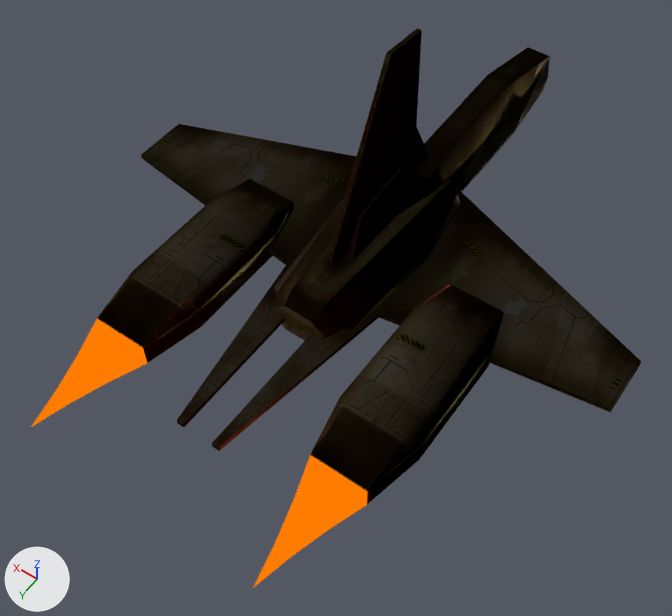
A saved change to the Blender file Hyena/hyena.blend.
Camera for both pictures: a camera (50 mm lens) standing at (-108.0, 178.0, 212.0) and looking at (-7.0, 37.0, -9.0). Lighting does not change. The marker at lower left points along +X, +Y and +Z.

The scene before the commit, as lines of its bpy script (objects in view):
```python
ob_base_glow = bpy.data.objects.new('base_glow', me_base)
ob_base_glow.location = (0.0, 0.0, 0.0)
ob_base_glow.rotation_euler = (1.571, 0.0, 0.0)  # degrees (90, 0, 0)
ob_glow = bpy.data.objects.new('glow', me_hyena_001)
ob_glow.location = (0.0, -7.6, 14.8)
ob_glow.rotation_euler = (1.571, 0.0, 0.0)  # degrees (90, 0, 0)
```
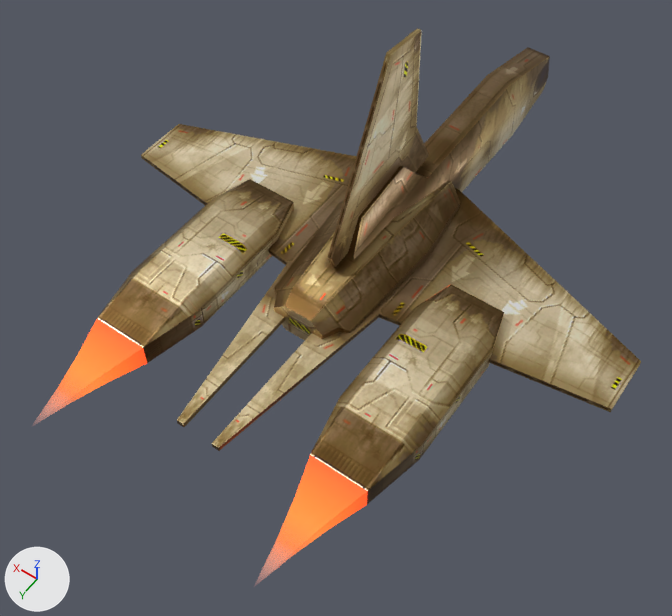
Pixel boxes (x1, y1, x2, y2) of what changed, in the pictures (672 x 616 px):
'base_glow', surface changed, shading changed
    both: (97, 28, 641, 504)
'glow', recoloured
    both: (31, 319, 367, 588)

Patch to the scene script:
```diff
--- a/Hyena/hyena.blend.py
+++ b/Hyena/hyena.blend.py
@@ img_gradient_orange_png @@
+img_gradient_orange_png = load_image('gradient_orange.png', '../textures/gradient_orange.png', 256, 256, 'sRGB')
@@ mat_base_glow @@
 n4 = _N.new('ShaderNodeBsdfPrincipled'); n4.name = 'Principled BSDF'
 n4.distribution = 'GGX'
-n4.inputs[1].default_value = 0.2  # 'Metallic'
+n4.inputs[1].default_value = 0.8  # 'Metallic'
 n4.inputs[28].default_value = 1.0  # 'Emission Strength'
@@ mat_engine_glow_dvaered @@
+mat_engine_glow_dvaered = bpy.data.materials.new('engine_glow_dvaered')
+# uses the picture img_gradient_orange_png
@@ me_base @@
 me_base.from_pydata(...)  # 212 vertices, 380 faces; spans x -90.0..90.0, y -29.0..59.0, z -93.0..108.0
 # used by ob_base_glow; location = (0.0, 0.0, 0.0); rotation_euler = (1.571, 0.0, 0.0), in degrees (90, 0, 0)
+# me_base part 1: edges marked sharp go from 0 to 284
@@ me_hyena_001 @@
 me_hyena_001.from_pydata(...)  # 13 vertices, 12 faces; spans x 30.4..49.0, y -33.0..-25.0, z -125.5..-88.7
-me_hyena_001.materials.append(mat_glow_standard)
+me_hyena_001.materials.append(mat_engine_glow_dvaered)
```
